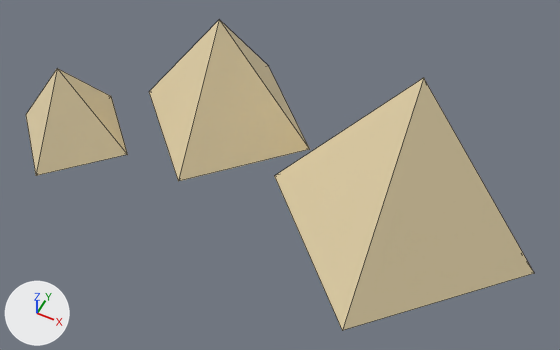
The glTF model public/studio/v2.15.0/d_greatpyramids/model.glb as it was, and as the next commit left it.
Both versions are drawn from a camera (50 mm lens) standing at (1.29, -5.62, 7.08) and looking at (-1.32, -0.4, 0.55). Every picture has the same lights, and +X, +Y and +Z are marked at lower left. The older version comes first. Mesh edges are drawn as thin lines. Where no turn or scale is listed for an object, it has been applied to the vertices.

Script lines for the objects in view, before the commit:
```python
me_geometry_0 = bpy.data.meshes.new('geometry_0')
me_geometry_0.from_pydata(...)  # 6 vertices, 8 faces; spans x -1.6..1.6, y -1.6..1.6, z 0.0..2.2
me_geometry_0.materials.append(mat_defaultmaterial)
me_geometry_1 = bpy.data.meshes.new('geometry_1')
me_geometry_1.from_pydata(...)  # 6 vertices, 8 faces; spans x -3.8..-1.4, y -0.6..1.8, z 0.0..1.6
me_geometry_1.materials.append(mat_defaultmaterial_001)
me_geometry_2 = bpy.data.meshes.new('geometry_2')
me_geometry_2.from_pydata(...)  # 6 vertices, 8 faces; spans x -5.0..-3.4, y -1.3..0.3, z 0.0..1.1
me_geometry_2.materials.append(mat_defaultmaterial_002)
ob_part0 = bpy.data.objects.new('part0', me_geometry_0)
ob_part0.location = (0.0, 0.0, 0.0)
ob_part1 = bpy.data.objects.new('part1', me_geometry_1)
ob_part1.location = (0.0, 0.0, 0.0)
ob_part2 = bpy.data.objects.new('part2', me_geometry_2)
ob_part2.location = (0.0, 0.0, 0.0)
```
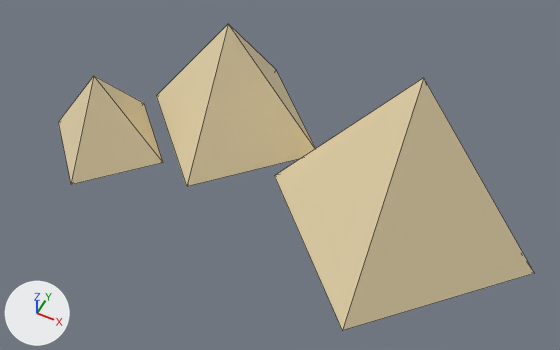
What changed in the scene script:
```text
Change me_geometry_1:
    used by ob_part1; location = (0.0, 0.0, 0.0)
    remove me_geometry_1.from_pydata(...)  # 6 vertices, 8 faces; spans x -3.8..-1.4, y -0.6..1.8, z 0.0..1.6
    add me_geometry_1.from_pydata(...)  # 6 vertices, 8 faces; spans x -3.66..-1.26, y -0.63..1.77, z 0.01..1.61
    me_geometry_1 part 1: the whole mesh is moved by (0.14, -0.03, 0.01)
Change me_geometry_2:
    used by ob_part2; location = (0.0, 0.0, 0.0)
    remove me_geometry_2.from_pydata(...)  # 6 vertices, 8 faces; spans x -5.0..-3.4, y -1.3..0.3, z 0.0..1.1
    add me_geometry_2.from_pydata(...)  # 6 vertices, 8 faces; spans x -4.51..-2.91, y -1.24..0.36, z 0.03..1.13
    me_geometry_2 part 2: the whole mesh is moved by (0.49, 0.06, 0.03)
```

Pixel boxes [x1, y1, x2, y2] of what changed, in the pictures (560 x 350 px):
'part1', moved: before [149, 20, 310, 181]; after [156, 24, 316, 187]
'part2', moved: before [26, 68, 128, 176]; after [58, 76, 163, 185]
